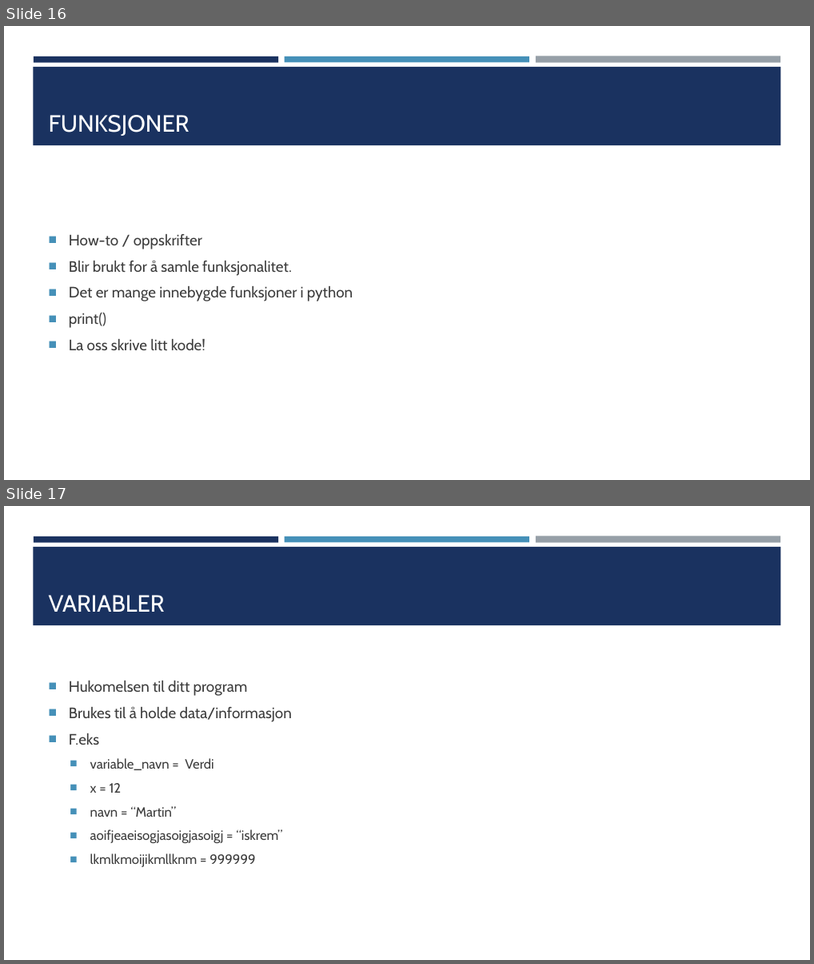
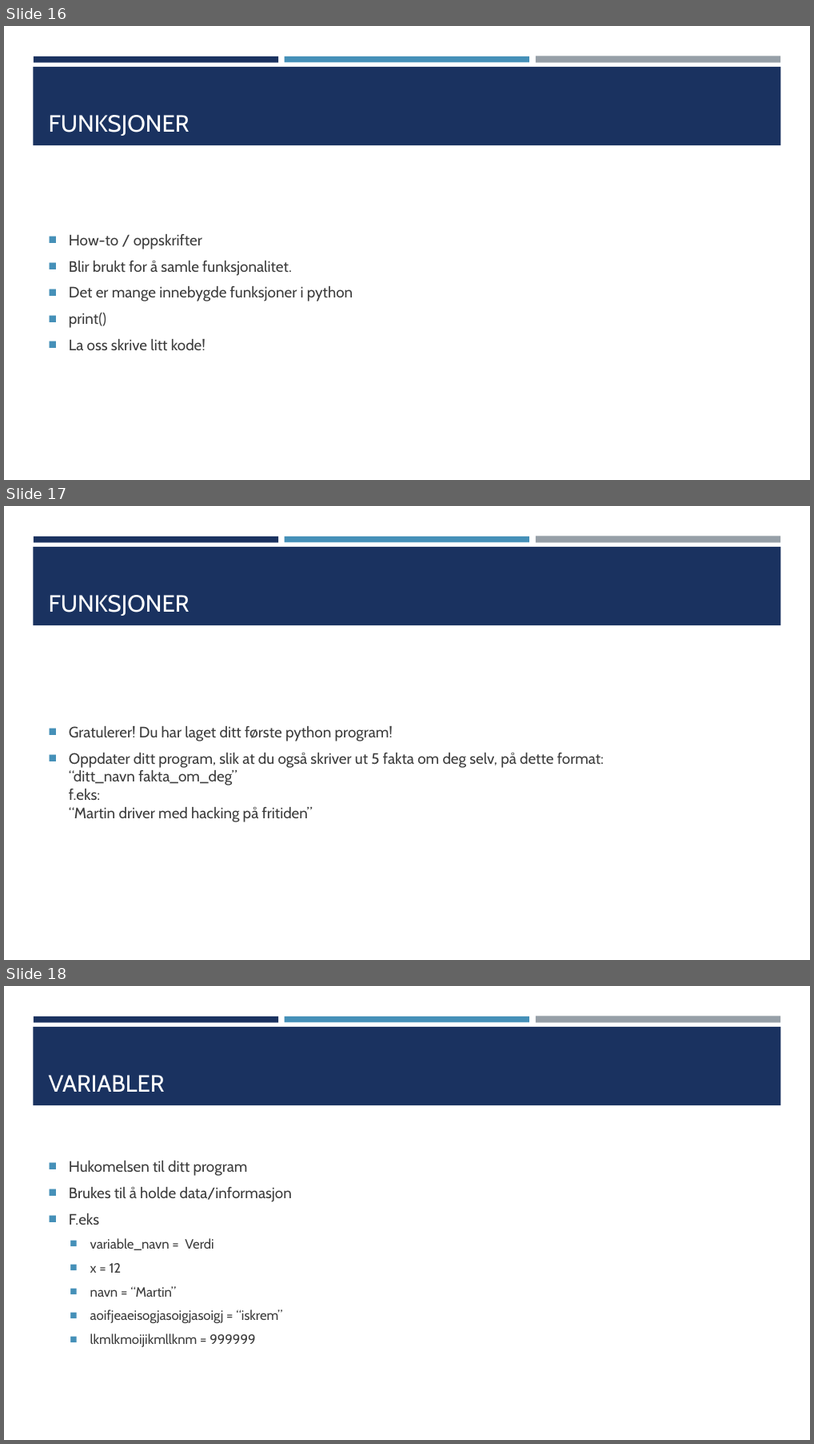
Before and after one commit to TheCodeAddiction/Learn-Python-Workshop, a slide deck: koding workshop powerpoint.pptx. Shown one above the other, each under a label of ours: slides 16 and 17 before the commit, slides 16, 17 and 18 after it. The pictures are 814x964 and 814x1444 pixels, drawn with LibreOffice and Linux fonts; fonts in the diff are those of the drawing. Boxes give left, top, right and bottom in pixels: in the first picture for what was removed or moved away, otherwise in the second. Text is boxed around its words. In the diff, an @@ line names an element or a change of style, - is before the commit and + after.

```diff
--- a/koding workshop powerpoint.pptx
+++ b/koding workshop powerpoint.pptx
@@ slide 17 added at [4,506,810,960], background #FFFFFF; not listed: 4 template elements that a slide beside it also shows @@
@@ title added at [49,595,190,616], 28 pt, text #FFFFFF @@
+FUNKSJONER
@@ text added at [69,726,604,822], 18 pt, text #3D3D3D @@
+■ Gratulerer! Du har laget ditt første python program!
+■ Oppdater ditt program, slik at du også skriver ut 5 fakta om deg selv, på dette format:
+  “ditt_navn fakta_om_deg”
+  f.eks:
+  “Martin driver med hacking på fritiden”
@@ what was slide 17 is now slide 18 @@
```
Also in this commit, not shown: 3 other slides added, 6 other files.
